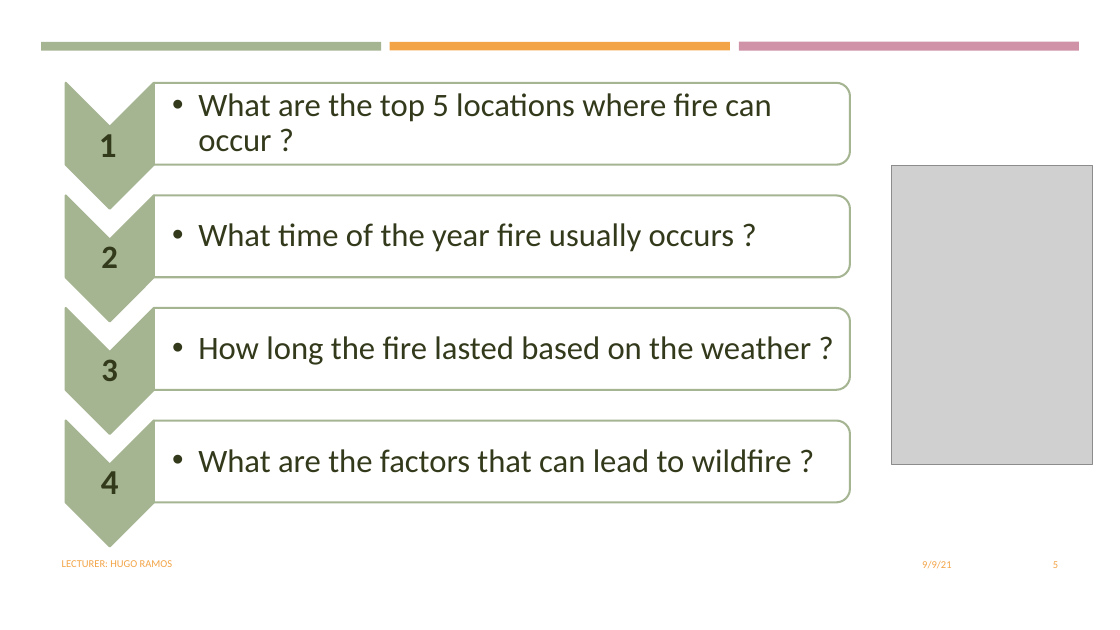
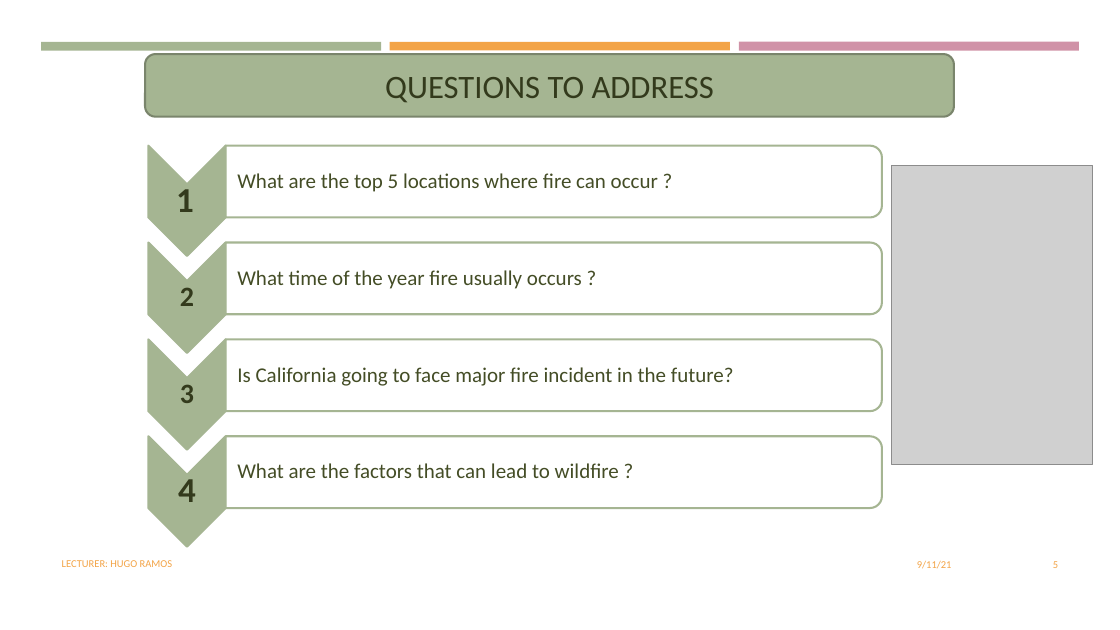
Before and after one commit to dhivyapadmanaban/California_Wildfires, a slide deck: slide 5 of Presentation/California_WildFire.pptx. Drawn at 1120x630 pixels with LibreOffice and Linux fonts; fonts in the diff are those of the drawing; grey boxes stand for pictures. Boxes give left, top, right and bottom in pixels: in the first picture for what was removed or moved away, otherwise in the second. Text is boxed around its words. In the diff, an @@ line names an element or a change of style, - is before the commit and + after.

```diff
--- a/Presentation/California_WildFire.pptx
+++ b/Presentation/California_WildFire.pptx
@@ rounded rectangle added at (145, 54, 954, 117), fill #A5B592, outline #7A866C 1.75 pt, 28 pt, text #333A1C @@
+QUESTIONS TO ADDRESS
@@ chevron: place and size @@
-chevron at (66, 83, 154, 209)
+chevron at (148, 146, 226, 256)
@@ round same rect: place and size @@
-round same rect at (154, 83, 850, 165)
+round same rect at (226, 145, 882, 217)
@@ size 28 to 18 pt, text colour #333A1C to #444D26; bullet • to none; less space between paragraphs in 3 elements at (237, 463, 619, 478), (237, 270, 582, 289), (237, 173, 658, 192) @@
@@ text "What are the top 5 ...": place and size @@
-text "What are the top 5 ..." at (198, 93, 771, 152)
+text "What are the top 5 ..." at (237, 173, 658, 192)
@@ text "1": place and size @@
-text "1" at (99, 134, 117, 157)
+text "1" at (176, 189, 194, 212)
@@ chevron: place and size @@
-chevron at (66, 195, 154, 321)
+chevron at (148, 242, 226, 352)
@@ text "What time of the year ...": place and size @@
-text "What time of the year ..." at (198, 223, 734, 252)
+text "What time of the year ..." at (237, 270, 582, 289)
@@ round same rect: place and size @@
-round same rect at (154, 196, 850, 277)
+round same rect at (226, 243, 882, 314)
@@ text "2" at (180, 287, 194, 306): size 28 to 24 pt; less space between paragraphs @@
@@ text "2": place and size @@
-text "2" at (101, 246, 118, 268)
+text "2" at (180, 287, 194, 306)
@@ chevron: place and size @@
-chevron at (66, 308, 154, 434)
+chevron at (148, 340, 226, 450)
@@ text removed at (198, 336, 811, 365) @@
-  • How long the fire lasted based on the weather ?
@@ round same rect: place and size @@
-round same rect at (154, 308, 850, 390)
+round same rect at (226, 339, 882, 411)
@@ text "3": place and size @@
-text "3" at (101, 359, 118, 381)
+text "3" at (180, 384, 194, 403)
@@ text "3" at (180, 384, 194, 403): size 28 to 24 pt; less space between paragraphs @@
@@ text added at (237, 367, 734, 386), 18 pt, text #444D26 @@
+  Is California going to face major fire incident in the future?
@@ chevron: place and size @@
-chevron at (66, 421, 154, 547)
+chevron at (148, 436, 226, 547)
@@ text "What are the factors that ...": place and size @@
-text "What are the factors that ..." at (198, 449, 792, 473)
+text "What are the factors that ..." at (237, 463, 619, 478)
@@ round same rect: place and size @@
-round same rect at (154, 421, 850, 502)
+round same rect at (226, 436, 882, 507)
@@ text "4": place and size @@
-text "4" at (101, 471, 119, 494)
+text "4" at (178, 479, 196, 502)
@@ text at (917, 561, 952, 569): text changed @@
-9/9/21
+9/11/21
```
Also in this commit, not shown: 3 other slides changed, 1 slide added, 3 slides removed.
